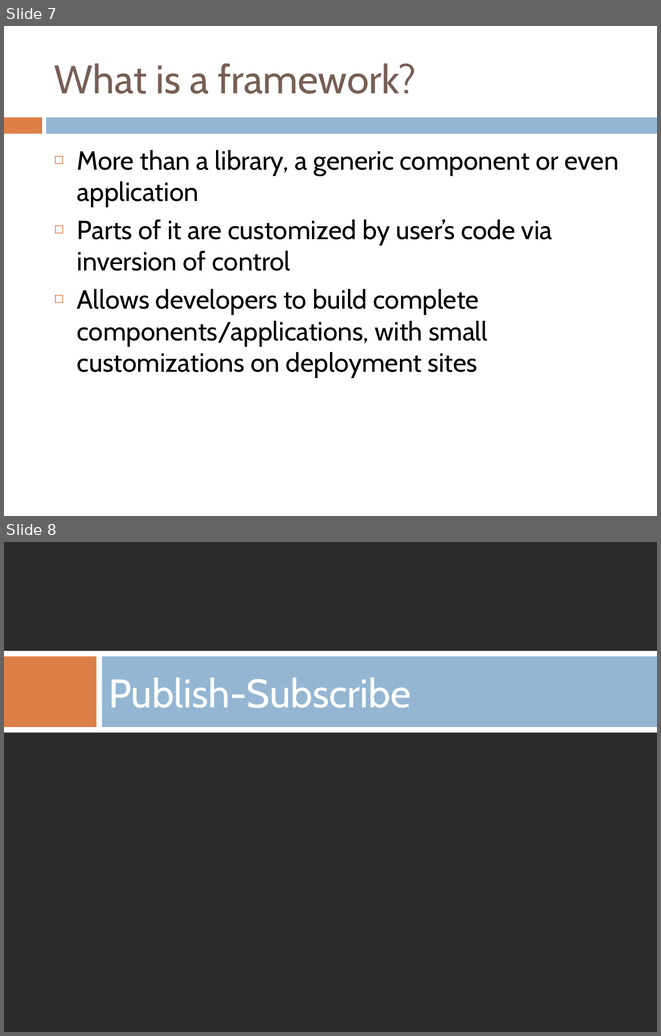
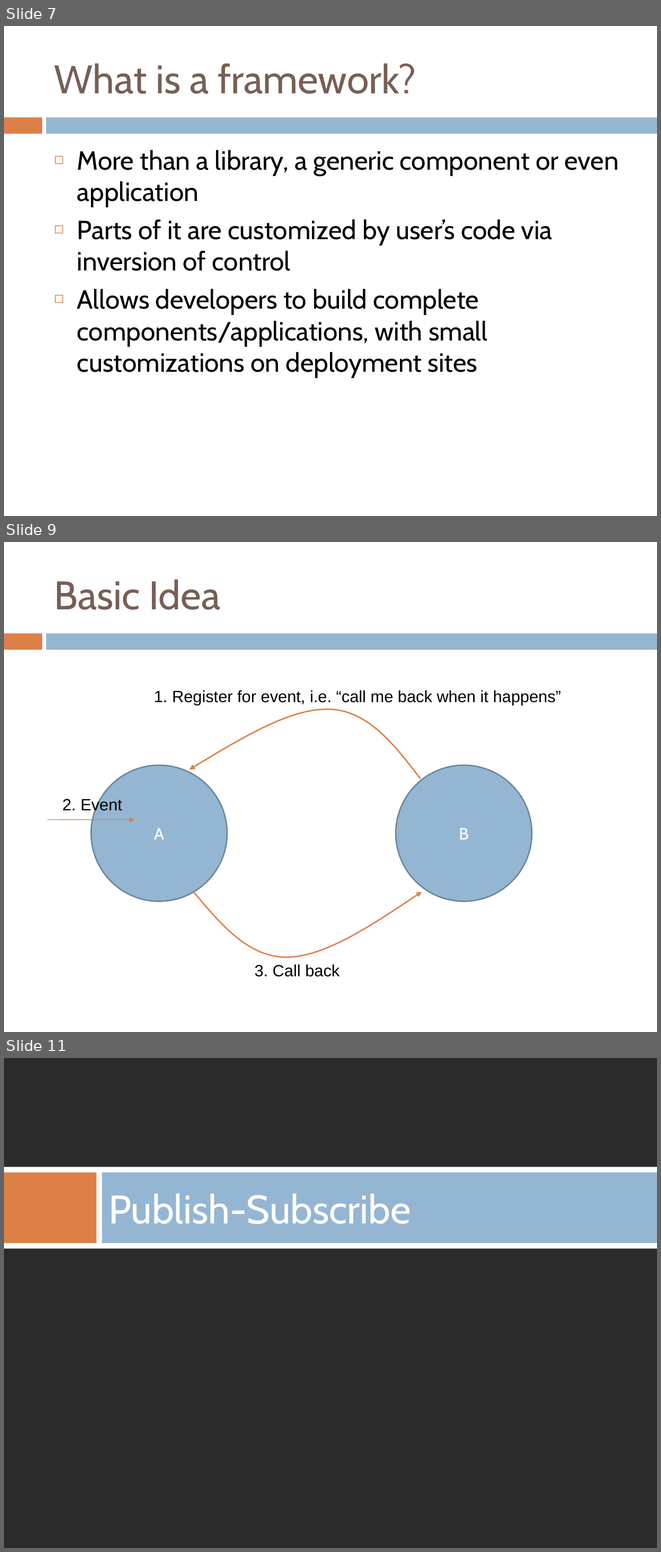
Before and after one commit to crista/EPS-slides, a slide deck: EPS-OOP-Frameworks.ppt. Shown one above the other, each under a label of ours: slides 7 and 8 before the commit, slides 7, 9 and 11 after it; the slides between them are not shown. The pictures are 661x1036 and 661x1552 pixels, drawn with LibreOffice and Linux fonts; fonts in the diff are those of the drawing; background and template pictures are left out; a plain dark background stands for a picture behind light text. Boxes give left, top, right and bottom in pixels: in the first picture for what was removed or moved away, otherwise in the second. Text is boxed around its words. In the diff, an @@ line names an element or a change of style, - is before the commit and + after.

```diff
--- a/EPS-OOP-Frameworks.ppt
+++ b/EPS-OOP-Frameworks.ppt
@@ slide 9 added at (4,542,657,1032), background #FFFFFF; not listed: 2 template elements that a slide beside it also shows @@
@@ title added at (54,579,221,610), 44 pt, text #775F55 @@
+Basic Idea
@@ text added at (154,690,561,705), 18 pt, text #000000 @@
+1. Register for event, i.e. “call me back when it happens”
@@ freeform shape added at (190,709,421,778), outline #DD8047 1.5 pt @@
@@ ellipse added at (91,765,227,901), fill #94B6D2, outline #6B859A 1.5 pt, 18 pt, text #FFFFFF @@
+A
@@ ellipse added at (396,765,531,901), fill #94B6D2, outline #6B859A 1.5 pt, 18 pt, text #FFFFFF @@
+B
@@ text added at (62,797,122,813), 18 pt, text #000000 @@
+2. Event
@@ arrow added from (48, 820) to (134, 820), #DD8047 0.79 pt @@
@@ freeform shape added at (193,891,421,956), outline #DD8047 1.5 pt @@
@@ text added at (255,964,339,977), 18 pt, text #000000 @@
+3. Call back
@@ what was slide 8 is now slide 11 @@
```
Also in this commit, not shown: 2 slides changed, 2 other slides added, 2 other files.
